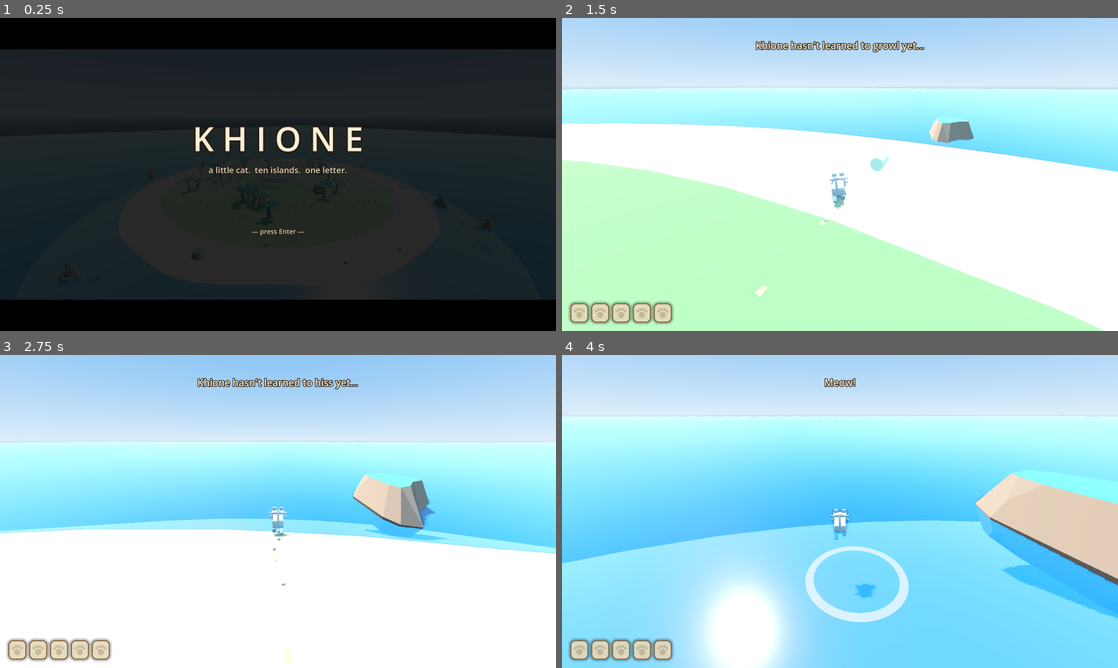
Above: before the commit, frames 1-4 (two rows, left to right).
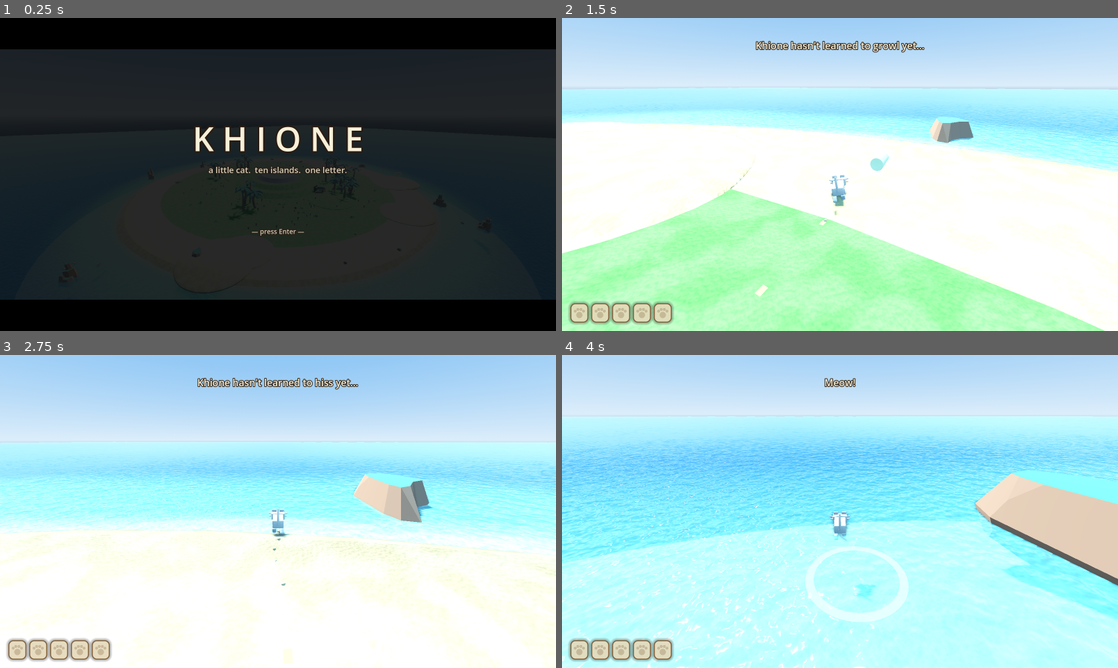
Above: after the commit, the same moments.

Repository: seykafu/KhioneGame
Game: Godot game, scene res://scenes/main.tscn
The game is run twice, just before and just after one commit, with the same random seed, the same clock (stepped at 60 frames per second) and the same inputs.
Inputs (mouse positions are in pixels of both pictures, inside the frame that each line leads up to):
- Up to frame 1 (0.25 s): no input
- Up to frame 2 (1.5 s): tap Enter (ui_accept) at 0.5 s; move the mouse to (867, 174) at 0.52 s; hold Shift (run) 0.53-1.28 s; hold W (move_forward) from 0.53 s (still down); click (867, 174) at 0.67 s; tap Space (jump) at 0.77 s; move the mouse to (812, 174) at 1.27 s; tap G (growl) at 1.35 s
- Up to frame 3 (2.75 s): keep holding W (move_forward); tap Space (jump) at 1.52 s; tap Shift (run) at 1.55 s; move the mouse to (289, 505) at 2.02 s; hold Shift (run) from 2.03 s (still down); tap H (hiss) at 2.1 s
- Up to frame 4 (4 s): keep holding W (move_forward); move the mouse to (834, 517) at 2.77 s; release Shift (run) at 2.78 s; tap E (interact) at 2.85 s; click (834, 517) at 2.92 s; tap Space (jump) at 3.02, 3.77 s; tap Shift (run) at 3.05 s; move the mouse to (878, 514) at 3.52 s; hold Shift (run) from 3.53 s (still down); tap M (meow) at 3.6 s

The runs differ from the first frame. In frame 1, less than 0.1% of the frame differs, in the area x 63-64%, y 48-49%; in frame 2, 16%; in frame 3, 17%; in frame 4, 51%, in the area x 0-100%, y 24-100%.

Commit message:
Graphics realism pass + Persian flat face
- island.gdshader: noise-broken ground color, micro normal detail, darker
  wet-sand band with lowered roughness near the waterline (radial)
- water.gdshader rewrite: shore-distance shallow/deep gradient, breathing
  foam ring at the waterline with noise breakup, two scrolling normal-map
  layers, fresnel alpha (radial shore math - Metal-safe on macOS 13; the
  depth-texture approach fails to compile there, as does SDFGI, so both
  avoided)
- Ahalo: 7 beach dunes + 4 grass mounds (walkable silhouette), palms now
  grow in 6 leaning groves instead of a uniform ring, flora density 140
- Softer sun shadows (angular distance), extended shadow distance
- Khione: head bone squashed along the muzzle axis (Z 0.72) after stripping
  Head scale tracks - flat Persian face, verified via close-up render
- tools/snapshot.tscn: in-engine viewport-to-PNG capture for visual checks
  (replaces OS screen capture)

Co-Authored-By: Claude Fable 5 <noreply@anthropic.com>

Diff:
--- a/scenes/main.tscn
+++ b/scenes/main.tscn
@@ -40,7 +40,9 @@
 [node name="Sun" type="DirectionalLight3D" parent="."]
 light_color = Color(1, 0.96, 0.88, 1)
 light_energy = 1.2
+light_angular_distance = 1.2
 shadow_enabled = true
+directional_shadow_max_distance = 120.0
 
 [node name="Ahalo" parent="." instance=ExtResource("2_ahalo")]
 
--- a/scripts/islands/ahalo.gd
+++ b/scripts/islands/ahalo.gd
@@ -40,8 +40,9 @@
 ]
 
 var _materials := {}
-
 var _visited_locations := {}
+var _sand_mat: ShaderMaterial
+var _grass_mat: ShaderMaterial
 
 func _ready() -> void:
 	_build_island()
@@ -56,14 +57,60 @@
 	_add_location_trigger(Vector3(0, 3.3, 0), 7.0, "The Old Summit")
 
 func _build_island() -> void:
+	_sand_mat = _island_material(SAND, Color(0.85, 0.75, 0.52), 11, true)
+	_grass_mat = _island_material(GRASS, Color(0.33, 0.6, 0.27), 22, false)
 	# Sandy base: flat top at y=0, gentle beach slope down into the water.
-	_add_mesh(_cylinder(40.0, 55.0, 6.0), Vector3(0, -3.0, 0), SAND)
+	_add_mesh(_cylinder(40.0, 55.0, 6.0), Vector3(0, -3.0, 0), SAND, true, _sand_mat)
 	# Grass plateau with a tapered edge so Khione can walk up without jumping.
-	_add_mesh(_cylinder(30.0, 33.0, 0.3), Vector3(0, 0.15, 0), GRASS)
+	_add_mesh(_cylinder(30.0, 33.0, 0.3), Vector3(0, 0.15, 0), GRASS, true, _grass_mat)
 	# Tiered hill in the middle — each 1m step is a deliberate jump challenge.
-	_add_mesh(_cylinder(12.0, 13.5, 1.0), Vector3(0, 0.8, 0), GRASS)
-	_add_mesh(_cylinder(8.5, 9.8, 1.0), Vector3(0, 1.8, 0), GRASS)
+	_add_mesh(_cylinder(12.0, 13.5, 1.0), Vector3(0, 0.8, 0), GRASS, true, _grass_mat)
+	_add_mesh(_cylinder(8.5, 9.8, 1.0), Vector3(0, 1.8, 0), GRASS, true, _grass_mat)
 	_add_mesh(_cylinder(5.5, 6.5, 1.0), Vector3(0, 2.8, 0), ROCK)
+	_scatter_dunes()
+
+func _island_material(base: Color, alt: Color, seed_v: int, wet: bool) -> ShaderMaterial:
+	var m := ShaderMaterial.new()
+	m.shader = load("res://shaders/island.gdshader")
+	m.set_shader_parameter("base_color", base)
+	m.set_shader_parameter("alt_color", alt)
+	m.set_shader_parameter("noise_tex", _noise_tex(seed_v, 0.06))
+	m.set_shader_parameter("detail_normal", _noise_tex(seed_v + 100, 0.15, true))
+	m.set_shader_parameter("wet_enabled", 1.0 if wet else 0.0)
+	return m
+
+func _noise_tex(seed_v: int, freq: float, as_normal := false) -> NoiseTexture2D:
+	var noise := FastNoiseLite.new()
+	noise.seed = seed_v
+	noise.frequency = freq
+	var tex := NoiseTexture2D.new()
+	tex.noise = noise
+	tex.seamless = true
+	tex.as_normal_map = as_normal
+	tex.width = 256
+	tex.height = 256
+	return tex
+
+func _scatter_dunes() -> void:
+	# Gentle walkable mounds so the ground has a silhouette.
+	var rng := RandomNumberGenerator.new()
+	rng.seed = 313
+	for i in 7:
+		var r := rng.randf_range(31.0, 38.0)
+		var a := rng.randf_range(0.0, TAU)
+		var dune := SphereMesh.new()
+		var dr := rng.randf_range(4.5, 8.0)
+		dune.radius = dr
+		dune.height = dr * 0.22
+		_add_mesh(dune, Vector3(cos(a) * r, 0.0, sin(a) * r), SAND, true, _sand_mat)
+	for i in 4:
+		var r := rng.randf_range(16.0, 26.0)
+		var a := rng.randf_range(0.0, TAU)
+		var mound := SphereMesh.new()
+		var mr := rng.randf_range(3.5, 6.0)
+		mound.radius = mr
+		mound.height = mr * 0.2
+		_add_mesh(mound, Vector3(cos(a) * r, 0.28, sin(a) * r), GRASS, true, _grass_mat)
 
 func _build_water() -> void:
 	# Subdivided plane + shader: gentle waves, fresnel colour shift.
@@ -75,6 +122,8 @@
 	mi.mesh = plane
 	var sm := ShaderMaterial.new()
 	sm.shader = load("res://shaders/water.gdshader")
+	sm.set_shader_parameter("wave_normal1", _noise_tex(51, 0.08, true))
+	sm.set_shader_parameter("wave_normal2", _noise_tex(52, 0.13, true))
 	mi.material_override = sm
 	mi.position = Vector3(0, WATER_SURFACE_Y, 0)
 	add_child(mi)
@@ -97,24 +146,32 @@
 	var palms: Array = []
 	for p: String in PALM_PATHS:
 		palms.append(load(p))
-	for i in 26:
-		var r := rng.randf_range(15.0, 27.0)
-		var a := rng.randf_range(0.0, TAU)
-		var pos := Vector3(cos(a) * r, 0.3, sin(a) * r)
-		var s := rng.randf_range(2.8, 4.0)
-		_add_scene(palms[rng.randi_range(0, palms.size() - 1)], pos,
-				rng.randf_range(0.0, TAU), s)
-		# Trunk collider sized to the palm; climbable canopies return with real level design.
-		var sb := StaticBody3D.new()
-		var cs := CollisionShape3D.new()
-		var cyl := CylinderShape3D.new()
-		cyl.radius = 0.12 * s
-		cyl.height = 1.1 * s
-		cs.shape = cyl
-		cs.position = Vector3(0, 0.55 * s, 0)
-		sb.add_child(cs)
-		sb.position = pos
-		add_child(sb)
+	# Palms grow in groves, with a natural lean — not an even ring.
+	for g in 6:
+		var gr := rng.randf_range(16.0, 26.0)
+		var ga := rng.randf_range(0.0, TAU)
+		var center := Vector3(cos(ga) * gr, 0.3, sin(ga) * gr)
+		for i in rng.randi_range(3, 6):
+			var pos := center + Vector3(rng.randf_range(-3.5, 3.5), 0, rng.randf_range(-3.5, 3.5))
+			var flat_r := Vector2(pos.x, pos.z).length()
+			if flat_r > 28.0 or flat_r < 14.5:
+				continue
+			var s := rng.randf_range(2.8, 4.0)
+			var t := _add_scene(palms[rng.randi_range(0, palms.size() - 1)], pos,
+					rng.randf_range(0.0, TAU), s)
+			t.rotation.x = rng.randf_range(-0.06, 0.06)
+			t.rotation.z = rng.randf_range(-0.06, 0.06)
+			# Trunk collider sized to the palm; climbable canopies return with real level design.
+			var sb := StaticBody3D.new()
+			var cs := CollisionShape3D.new()
+			var cyl := CylinderShape3D.new()
+			cyl.radius = 0.12 * s
+			cyl.height = 1.1 * s
+			cs.shape = cyl
+			cs.position = Vector3(0, 0.55 * s, 0)
+			sb.add_child(cs)
+			sb.position = pos
+			add_child(sb)
 
 func _scatter_rocks() -> void:
 	var rng := RandomNumberGenerator.new()
@@ -147,7 +204,7 @@
 	var flora: Array = []
 	for p: String in FLORA_PATHS:
 		flora.append(load(p))
-	for i in 80:
+	for i in 140:
 		var r := rng.randf_range(13.5, 28.5)
 		var a := rng.randf_range(0.0, TAU)
 		_add_scene(flora[rng.randi_range(0, flora.size() - 1)],
@@ -229,10 +286,11 @@
 	c.height = height
 	return c
 
-func _add_mesh(mesh: Mesh, pos: Vector3, color: Color, with_collision := true) -> MeshInstance3D:
+func _add_mesh(mesh: Mesh, pos: Vector3, color: Color, with_collision := true,
+		override_mat: Material = null) -> MeshInstance3D:
 	var mi := MeshInstance3D.new()
 	mi.mesh = mesh
-	mi.material_override = _mat(color)
+	mi.material_override = override_mat if override_mat else _mat(color)
 	mi.position = pos
 	add_child(mi)
 	if with_collision:
--- a/scripts/player/khione.gd
+++ b/scripts/player/khione.gd
@@ -77,7 +77,23 @@
 		if n.ends_with("Idle") or n.ends_with("Walk") or n.ends_with("Run") \
 				or n.ends_with("Jump_Loop") or n.ends_with("Idle_Eating"):
 			anim.get_animation(n).loop_mode = Animation.LOOP_LINEAR
+	_flatten_snout()
 	_play_anim("Idle")
+
+func _flatten_snout() -> void:
+	# Persian flat face: strip any Head scale tracks from the imported
+	# animations, then squash the head bone along the muzzle axis.
+	for n in anim.get_animation_list():
+		var a := anim.get_animation(n)
+		for ti in range(a.get_track_count() - 1, -1, -1):
+			if a.track_get_type(ti) == Animation.TYPE_SCALE_3D \
+					and String(a.track_get_path(ti)).ends_with("Head"):
+				a.remove_track(ti)
+	var skel: Skeleton3D = body_visual.find_child("Skeleton3D", true, false)
+	if skel:
+		var head := skel.find_bone("Head")
+		if head != -1:
+			skel.set_bone_pose_scale(head, Vector3(1.05, 1.04, 0.72))
 
 func _play_anim(key: String, blend := 0.25, speed := 1.0) -> void:
 	if anim == null or not _anim_map.has(key):
--- /dev/null
+++ b/shaders/island.gdshader
@@ -0,0 +1,30 @@
+shader_type spatial;
+// Ground shader for Ahalo: noise-broken color variation, micro normal
+// detail, and a darker wet-sand band near the waterline (radial).
+
+uniform vec3 base_color : source_color = vec3(0.93, 0.85, 0.63);
+uniform vec3 alt_color : source_color = vec3(0.85, 0.75, 0.52);
+uniform sampler2D noise_tex;
+uniform sampler2D detail_normal : hint_normal;
+uniform float noise_scale = 0.06;
+uniform float normal_strength = 0.35;
+uniform float wet_enabled = 1.0;
+
+varying vec3 world_pos;
+
+void vertex() {
+	world_pos = (MODEL_MATRIX * vec4(VERTEX, 1.0)).xyz;
+}
+
+void fragment() {
+	float n = texture(noise_tex, world_pos.xz * noise_scale).r;
+	float n2 = texture(noise_tex, world_pos.xz * noise_scale * 5.0).r;
+	vec3 col = mix(base_color, alt_color, smoothstep(0.3, 0.7, n));
+	col *= 0.95 + 0.1 * n2;
+	float shore = smoothstep(37.0, 40.8, length(world_pos.xz)) * wet_enabled;
+	col = mix(col, col * 0.66, shore * 0.85);
+	ALBEDO = col;
+	ROUGHNESS = mix(0.95, 0.45, shore);
+	NORMAL_MAP = texture(detail_normal, world_pos.xz * noise_scale * 4.0).rgb;
+	NORMAL_MAP_DEPTH = normal_strength;
+}
--- a/shaders/water.gdshader
+++ b/shaders/water.gdshader
@@ -1,21 +1,47 @@
 shader_type spatial;
 render_mode blend_mix, depth_draw_always, cull_back, specular_schlick_ggx;
+// Tropical water: shore-distance color (bright shallows near the island,
+// deep blue out at sea), animated foam ring at the waterline, two scrolling
+// normal layers, gentle vertex waves. Shore math is radial (the island is a
+// circle at the origin) — no depth texture, so it's Metal-safe on macOS 13.
 
-uniform vec3 shallow_color: source_color = vec3(0.25, 0.62, 0.72);
-uniform vec3 deep_color: source_color = vec3(0.05, 0.3, 0.55);
-uniform float wave_height = 0.12;
-uniform float wave_speed = 1.0;
+uniform vec3 shallow_color : source_color = vec3(0.32, 0.74, 0.72);
+uniform vec3 deep_color : source_color = vec3(0.03, 0.26, 0.5);
+uniform sampler2D wave_normal1 : hint_normal;
+uniform sampler2D wave_normal2 : hint_normal;
+uniform float wave_height = 0.1;
+uniform float wave_speed = 0.9;
+uniform float shore_radius = 41.0;
+uniform float shallow_band = 13.0;
+uniform float foam_band = 2.6;
+
+varying vec3 wpos;
 
 void vertex() {
-	vec3 wp = (MODEL_MATRIX * vec4(VERTEX, 1.0)).xyz;
-	VERTEX.y += sin(wp.x * 0.35 + TIME * wave_speed) * wave_height
-			+ cos(wp.z * 0.28 + TIME * wave_speed * 1.3) * wave_height;
+	wpos = (MODEL_MATRIX * vec4(VERTEX, 1.0)).xyz;
+	VERTEX.y += sin(wpos.x * 0.3 + TIME * wave_speed) * wave_height
+			+ cos(wpos.z * 0.24 + TIME * wave_speed * 1.25) * wave_height;
 }
 
 void fragment() {
-	float fresnel = pow(1.0 - clamp(dot(NORMAL, VIEW), 0.0, 1.0), 3.0);
-	ALBEDO = mix(deep_color, shallow_color, fresnel * 0.7);
-	ALPHA = 0.82;
-	ROUGHNESS = 0.15;
-	SPECULAR = 0.6;
+	float r = length(wpos.xz);
+	float depth_blend = smoothstep(shore_radius, shore_radius + shallow_band, r);
+	vec3 col = mix(shallow_color, deep_color, depth_blend);
+
+	// Foam: a breathing ring at the waterline, broken up by noise.
+	float breathe = sin(TIME * 0.9) * 0.5;
+	float foam = 1.0 - smoothstep(0.0, foam_band + breathe, r - shore_radius + 1.2);
+	float breakup = texture(wave_normal1, wpos.xz * 0.18 + vec2(TIME * 0.025)).r;
+	foam *= 0.55 + 0.45 * breakup;
+	col = mix(col, vec3(0.95, 0.98, 0.98), clamp(foam, 0.0, 1.0) * 0.85);
+
+	ALBEDO = col;
+	float fres = pow(1.0 - clamp(dot(NORMAL, VIEW), 0.0, 1.0), 3.0);
+	ALPHA = clamp(0.68 + fres * 0.28 + foam * 0.4, 0.0, 0.97);
+	ROUGHNESS = 0.08;
+	SPECULAR = 0.7;
+	vec3 n1 = texture(wave_normal1, wpos.xz * 0.06 + vec2(TIME * 0.015, TIME * 0.02)).rgb;
+	vec3 n2 = texture(wave_normal2, wpos.xz * 0.11 - vec2(TIME * 0.02, TIME * 0.013)).rgb;
+	NORMAL_MAP = mix(n1, n2, 0.5);
+	NORMAL_MAP_DEPTH = 0.55;
 }
--- /dev/null
+++ b/tools/preview_cat.gd
@@ -0,0 +1,24 @@
+extends Node3D
+## Dev preview: close-up of Khione's face to check the Persian snout squash.
+## Run: godot --path . res://tools/preview_cat.tscn
+
+func _ready() -> void:
+	var cat: Node3D = load("res://scenes/player/khione.tscn").instantiate()
+	add_child(cat)
+	var floor_body := StaticBody3D.new()
+	var cs := CollisionShape3D.new()
+	var box := BoxShape3D.new()
+	box.size = Vector3(10, 1, 10)
+	cs.shape = box
+	cs.position.y = -0.5
+	floor_body.add_child(cs)
+	add_child(floor_body)
+	var sun := DirectionalLight3D.new()
+	sun.rotation_degrees = Vector3(-40, 25, 0)
+	add_child(sun)
+	await get_tree().process_frame
+	var cam := Camera3D.new()
+	add_child(cam)
+	cam.position = Vector3(0.65, 0.7, 1.5)
+	cam.look_at(Vector3(0, 0.45, 0.25))
+	cam.current = true
--- /dev/null
+++ b/tools/preview_cat.tscn
@@ -0,0 +1,6 @@
+[gd_scene load_steps=2 format=3]
+
+[ext_resource type="Script" path="res://tools/preview_cat.gd" id="1_prev"]
+
+[node name="PreviewCat" type="Node3D"]
+script = ExtResource("1_prev")
--- /dev/null
+++ b/tools/snapshot.gd
@@ -0,0 +1,27 @@
+extends Node
+## Dev tool: loads a scene, waits, saves the viewport to a PNG, quits.
+## Renders entirely in-engine (no OS screen capture needed).
+## Env vars: KH_SCENE (res:// path), KH_WAIT (seconds), KH_OUT (output path).
+## Run: KH_SCENE=res://scenes/main.tscn KH_WAIT=4 KH_OUT=/tmp/snap.png \
+##      godot --path . res://tools/snapshot.tscn
+
+func _ready() -> void:
+	_run()
+
+func _run() -> void:
+	await get_tree().process_frame
+	var scene_path := OS.get_environment("KH_SCENE")
+	var wait_s := 2.0
+	if OS.get_environment("KH_WAIT") != "":
+		wait_s = float(OS.get_environment("KH_WAIT"))
+	var out := OS.get_environment("KH_OUT")
+	if out.is_empty():
+		out = "user://snap.png"
+	if not scene_path.is_empty():
+		var s: Node = load(scene_path).instantiate()
+		get_tree().root.add_child(s)
+	await get_tree().create_timer(wait_s).timeout
+	var img := get_viewport().get_texture().get_image()
+	img.save_png(out)
+	print("snapshot saved: ", out)
+	get_tree().quit()
--- /dev/null
+++ b/tools/snapshot.tscn
@@ -0,0 +1,6 @@
+[gd_scene load_steps=2 format=3]
+
+[ext_resource type="Script" path="res://tools/snapshot.gd" id="1_snap"]
+
+[node name="Snapshot" type="Node"]
+script = ExtResource("1_snap")
